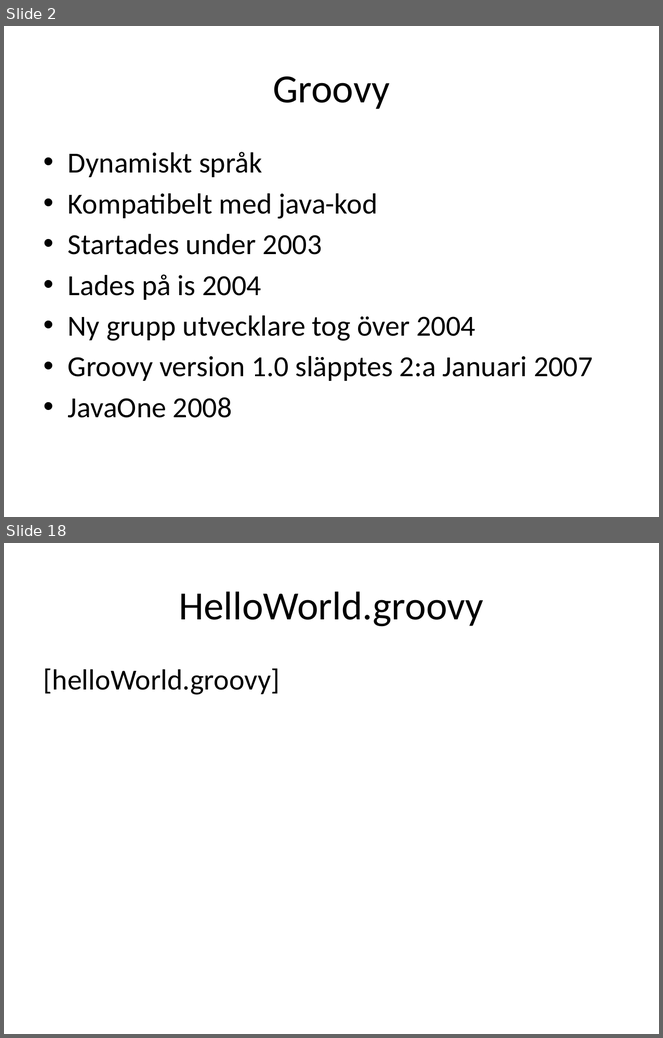
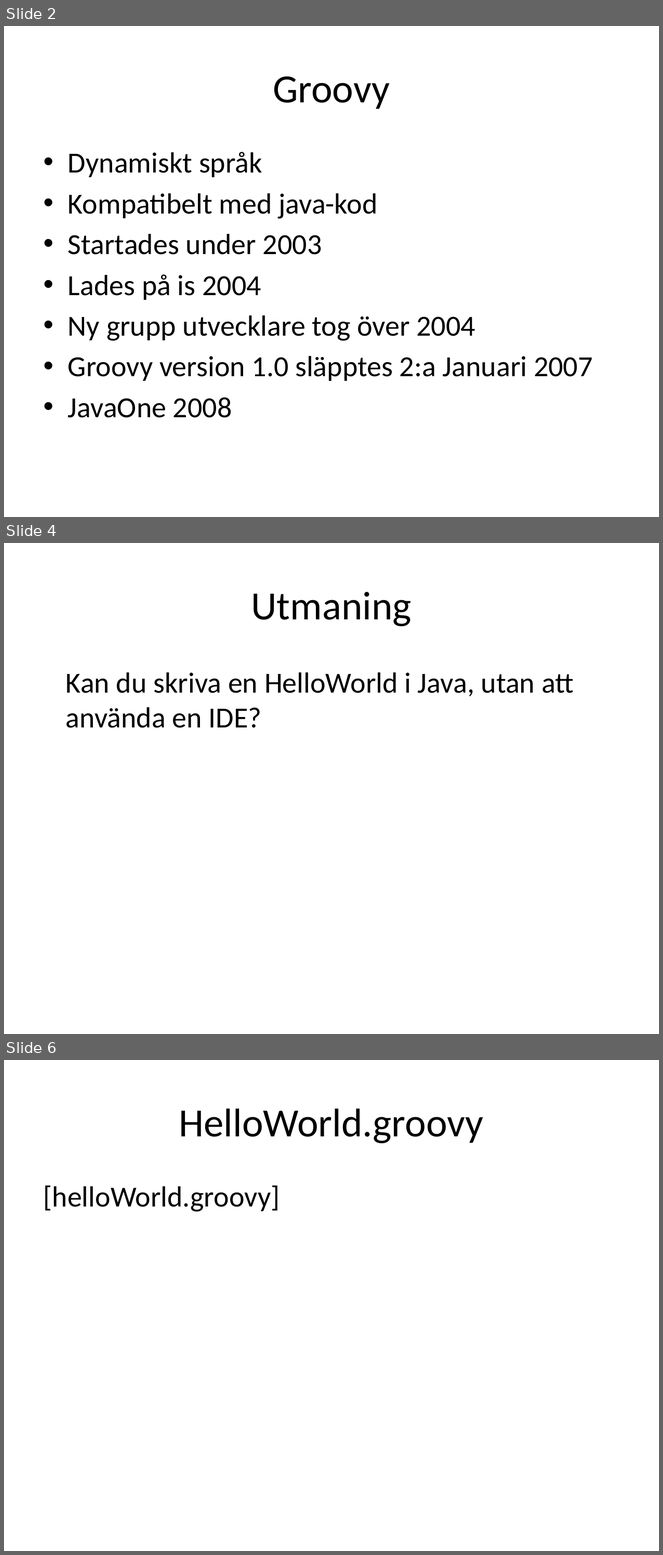
Before and after one commit to me97esn/groovyseminarium, a slide deck: groovyseminarie/dokument/groovyseminarium_source.pptx. Shown one above the other, each under a label of ours: slides 2 and 18 before the commit, slides 2, 4 and 6 after it; the slides between them are not shown. The pictures are 663x1038 and 663x1555 pixels, drawn with LibreOffice and Linux fonts; fonts in the diff are those of the drawing. Boxes give left, top, right and bottom in pixels: in the first picture for what was removed or moved away, otherwise in the second. Text is boxed around its words. In the diff, an @@ line names an element or a change of style, - is before the commit and + after.

```diff
--- a/groovyseminarie/dokument/groovyseminarium_source.pptx
+++ b/groovyseminarie/dokument/groovyseminarium_source.pptx
@@ slide 4 added at <box>4,543,659,1034</box>, background #FFFFFF @@
@@ title added at <box>252,592,412,627</box>, 44 pt, text #000000 @@
+Utmaning
@@ text added at <box>66,672,574,728</box>, 32 pt, text #000000 @@
+Kan du skriva en HelloWorld i Java, utan att använda en IDE?
@@ what was slide 18 is now slide 6 @@
```
Also in this commit, not shown: 4 slides changed, 4 other slides added, 2 other files.
